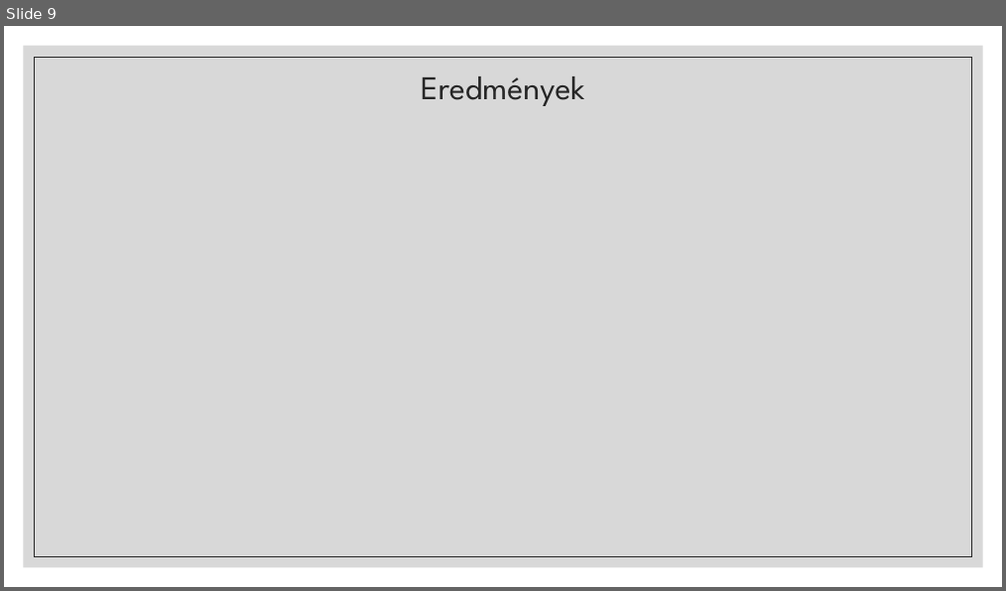
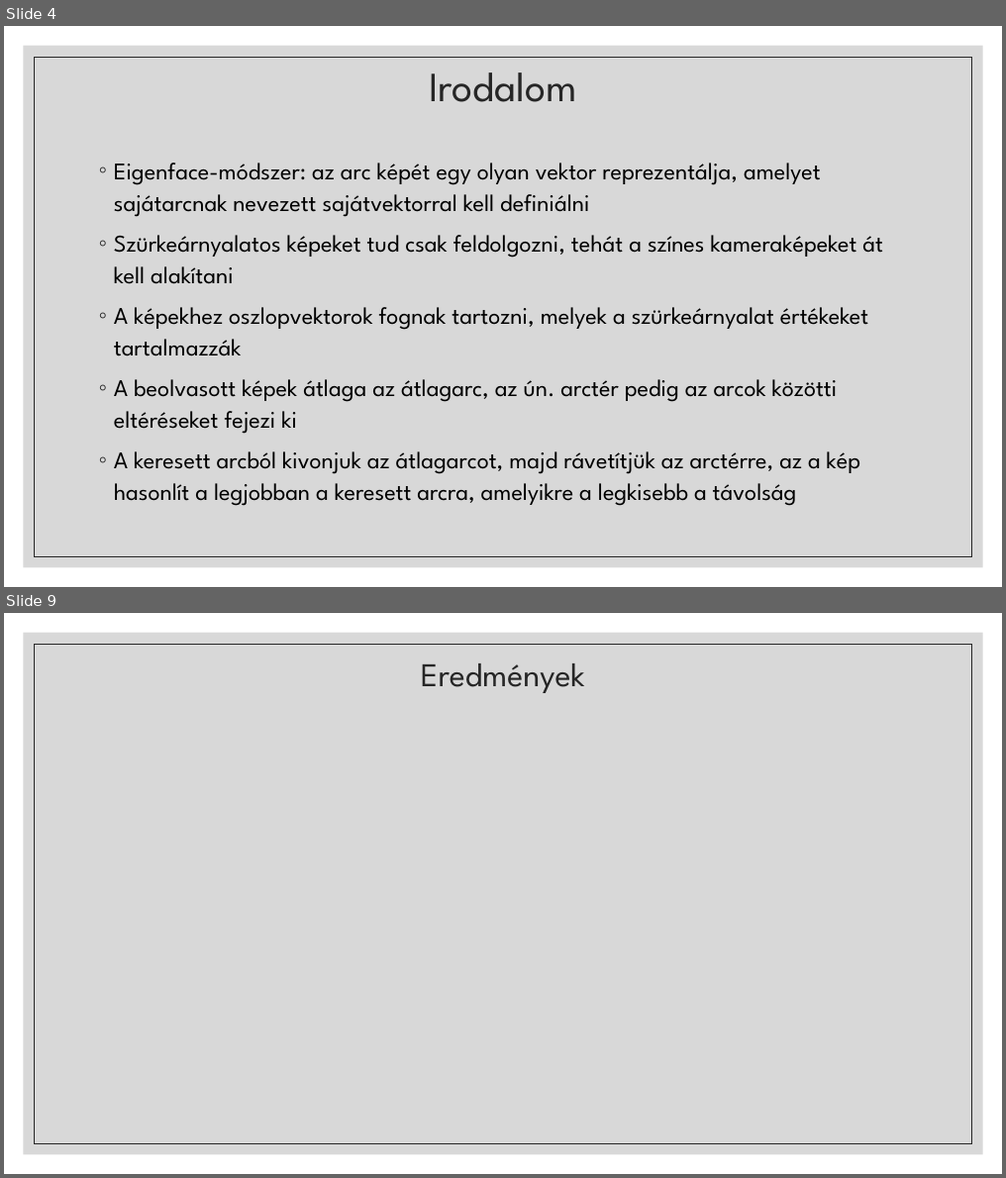
Before and after one commit to whoisZORZ/FaceDetectionAndRecognition, a slide deck: presentation_HU/FaceDetectionAndRecognition_HU.pptx. Shown one above the other, each under a label of ours: slide 9 before the commit, slides 4 and 9 after it; the slides between them are not shown. The pictures are 1006x591 and 1006x1178 pixels, drawn with LibreOffice and Linux fonts; fonts in the diff are those of the drawing. Boxes give left, top, right and bottom in pixels: in the first picture for what was removed or moved away, otherwise in the second. Text is boxed around its words. In the diff, an @@ line names an element or a change of style, - is before the commit and + after.

```diff
--- a/presentation_HU/FaceDetectionAndRecognition_HU.pptx
+++ b/presentation_HU/FaceDetectionAndRecognition_HU.pptx
@@ slide 4 added at <box>4,26,1002,587</box>, background #FFFFFF; not listed: 2 template elements that a slide beside it also shows @@
@@ title added at <box>429,73,577,102</box>, 40 pt, text #262626 @@
+Irodalom
@@ text added at <box>114,163,883,506</box>, 23 pt, text #000000 @@
+◦ Eigenface-módszer: az arc képét egy olyan vektor reprezentálja, amelyet sajátarcnak nevezett sajátvektorral kell definiálni
+◦ Szürkeárnyalatos képeket tud csak feldolgozni, tehát a színes kameraképeket át kell alakítani
+◦ A képekhez oszlopvektorok fognak tartozni, melyek a szürkeárnyalat értékeket tartalmazzák
+◦ A beolvasott képek átlaga az átlagarc, az ún. arctér pedig az arcok közötti eltéréseket fejezi ki
+◦ A keresett arcból kivonjuk az átlagarcot, majd rávetítjük az arctérre, az a kép hasonlít a legjobban a keresett arcra, amelyikre a legkisebb a távolság
```
Also in this commit, not shown: 4 slides changed, 3 other slides added, 4 slides removed.
